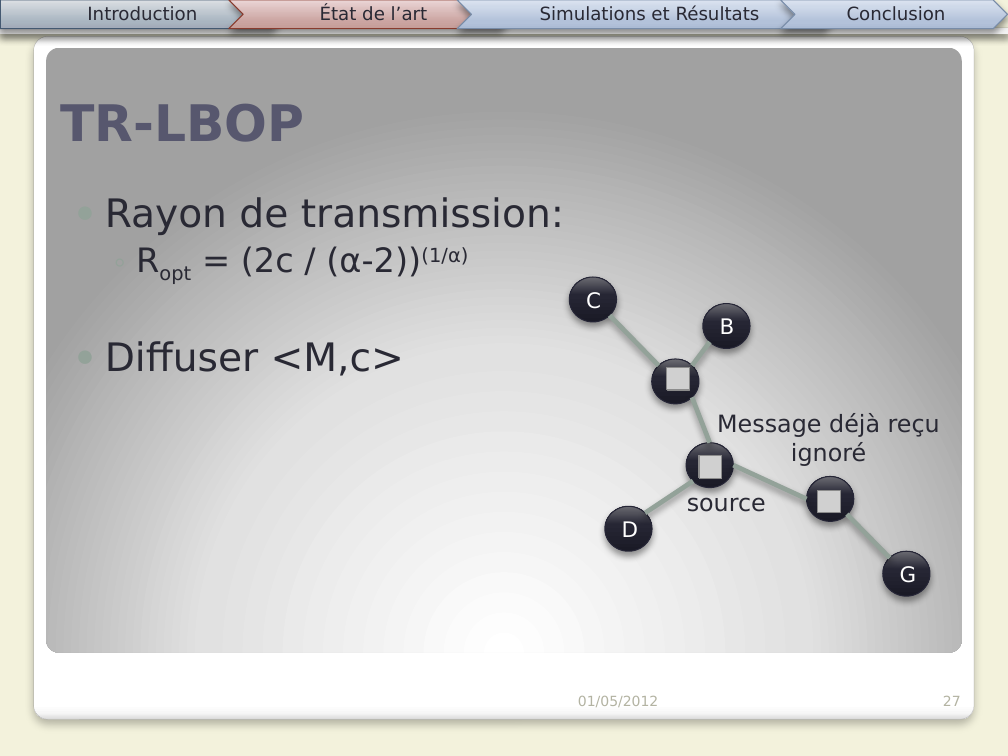
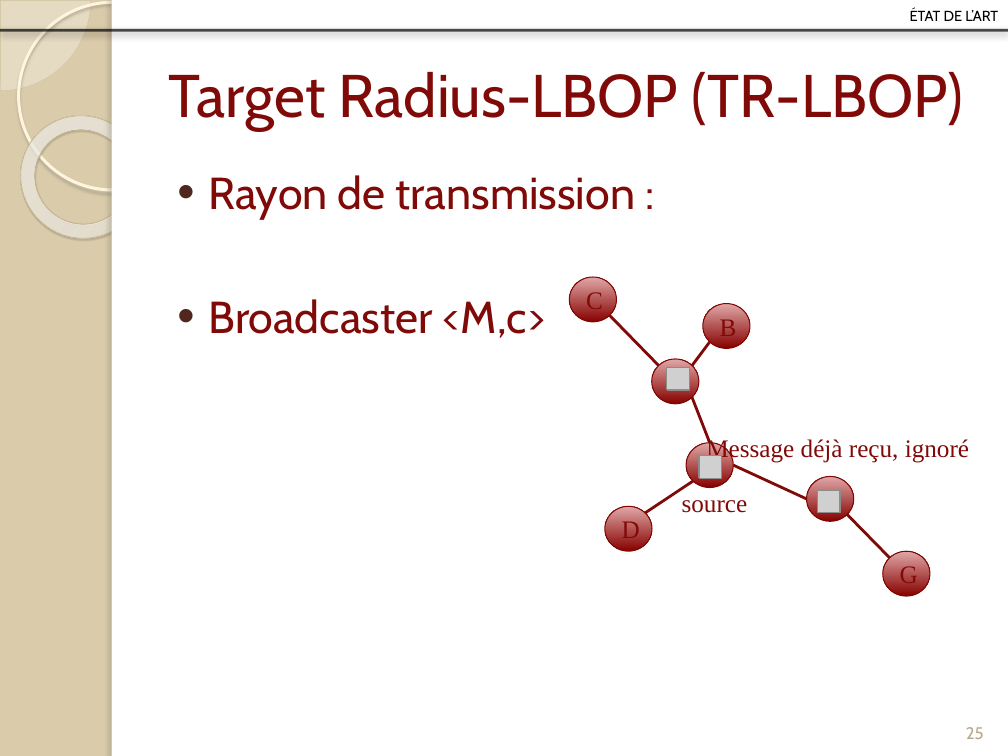
Before and after one commit to Patre/Energy-saving-in-sensors--networks, a slide deck: slide 25 of Redaction/Presentation/pres.pptx (slide 27 before the commit). Drawn at 1008x756 pixels with LibreOffice and Linux fonts; fonts in the diff are those of the drawing; grey boxes stand for pictures. Boxes give left, top, right and bottom in pixels: in the first picture for what was removed or moved away, otherwise in the second. Text is boxed around its words. In the diff, an @@ line names an element or a change of style, - is before the commit and + after.

```diff
--- a/Redaction/Presentation/pres.pptx
+++ b/Redaction/Presentation/pres.pptx
@@ background #F3F2DC to #DACCAB @@
@@ pie slice (boxed as its full ellipse) added at (0, 0, 91, 91), fill #FEFAF4 at 33% opacity, outline #D3C39F 0.25 pt @@
@@ ellipse added at (18, 2, 206, 190), outline #FFF5DE 2.15 pt @@
@@ rectangle added at (112, 0, 1008, 756), fill #FFFFFF @@
@@ rectangle added at (112, 0, 120, 756), fill #FFFFFF @@
@@ group removed at (0, 0, 1008, 31): 3 texts, 3 chevrons, 1 line, 1 pentagon arrow @@
-Introduction
-Simulations et Résultats
-Conclusion
@@ text at (910, 8, 998, 21): text changed; size 13 to 12.9 pt; font DejaVu Sans to Cabin; text colour #292934 to #000000 @@
-État de l’art
+état de l’art
@@ line (0, 30) - (1008, 30): stroke #292934 3.35 pt to #000000 2 pt @@
@@ rounded rectangle removed at (33, 36, 974, 720) @@
@@ rounded rectangle removed at (46, 47, 962, 652) @@
@@ title "Target Radius-LBOP (TR-LBOP)" at (168, 72, 963, 130): vertical alignment bottom to middle @@
@@ title at (168, 72, 963, 130): text changed; size 36 to 43 pt; font DejaVu Sans to Cabin; text colour #57576E to #800A07; bold off @@
-TR-LBOP
+Target Radius-LBOP (TR-LBOP)
@@ donut added at (0, 91, 169, 263), fill gradient #FFFCF6 to #FFFEFB to #F0D28E, outline #C7B893 0.58 pt @@
@@ text at (209, 175, 635, 338): text changed; size 28 to 32 pt; font DejaVu Sans to Cabin; text colour #292934 to #800A07 @@
-● Rayon de transmission:
-  ◦ Ropt = (2c / (α-2))(1/α)
-● Diffuser <M,c>
+• Rayon de transmission :
+• Broadcaster <M,c>
@@ size 15.3 to 18 pt, font DejaVu Sans to Times New Roman, text colour #FFFFFF to #800A07; fill gradient #1B1B27 to #252536 to #6B6B73 to gradient #860200 to #E0A8A8; outline #262637 0.75 pt to #800603 0.74 pt; shadow off in 7 elements at (605, 506, 652, 550), (652, 359, 700, 403), (686, 443, 734, 487), (806, 477, 854, 521), (883, 551, 930, 596), (703, 303, 750, 348), (570, 277, 617, 322) @@
@@ line (610, 316) - (658, 366): stroke #93A299 3.35 pt to #800A07 2.01 pt @@
@@ line (692, 366) - (710, 342): stroke #93A299 3.35 pt to #800A07 2.01 pt @@
@@ picture added at (667, 367, 688, 388) @@
@@ line (692, 397) - (710, 443): stroke #93A299 3.35 pt to #800A07 2.01 pt @@
@@ text at (706, 437, 969, 463): text changed; size 17 to 18 pt; font DejaVu Sans to Times New Roman; text colour #292934 to #800A07 @@
-Message déjà reçu
-ignoré
+Message déjà reçu, ignoré
@@ line (734, 465) - (806, 499): stroke #93A299 3.35 pt to #800A07 2.01 pt @@
@@ line (645, 513) - (694, 481): stroke #93A299 3.35 pt to #800A07 2.01 pt @@
@@ text "source" at (682, 500, 748, 513): size 17 to 18 pt, font DejaVu Sans to Times New Roman, text colour #292934 to #800A07 @@
@@ line (847, 514) - (890, 557): stroke #93A299 3.35 pt to #800A07 2.01 pt @@
@@ text removed at (578, 696, 658, 707) @@
-01/05/2012
@@ page number removed at (943, 696, 961, 706) @@
-27
@@ page number added at (966, 727, 984, 739), 12 pt, text #B6A98A @@
+25
```
Also in this commit, not shown: 22 other slides changed, 5 slides added, 15 slides removed, 5 other files.
